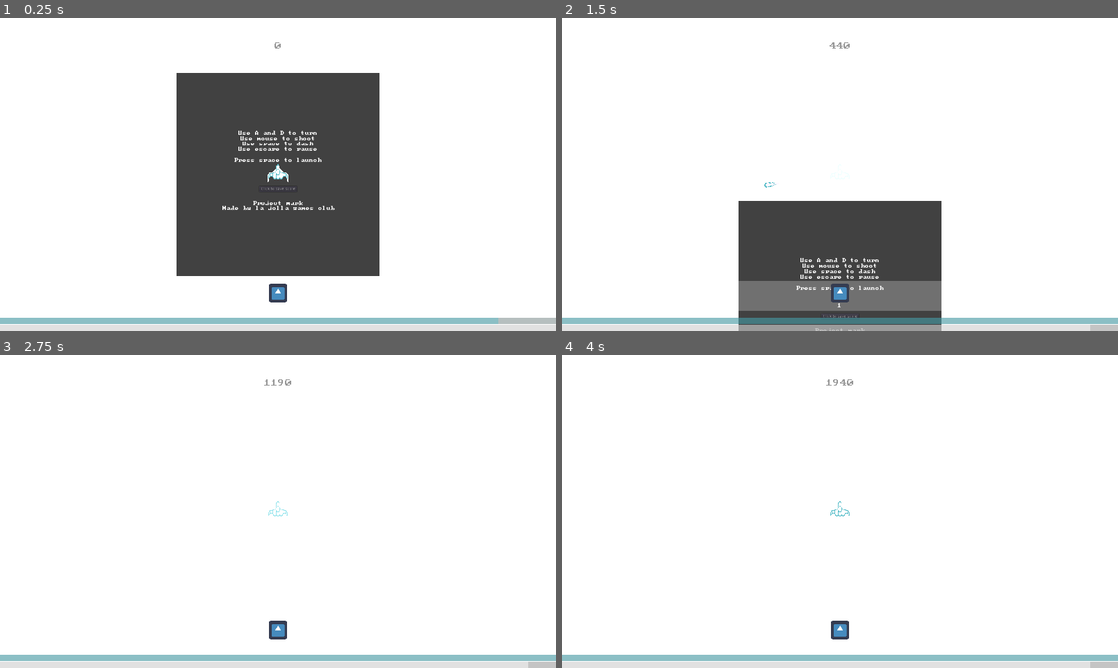
Above: before the commit, frames 1-4 (two rows, left to right).
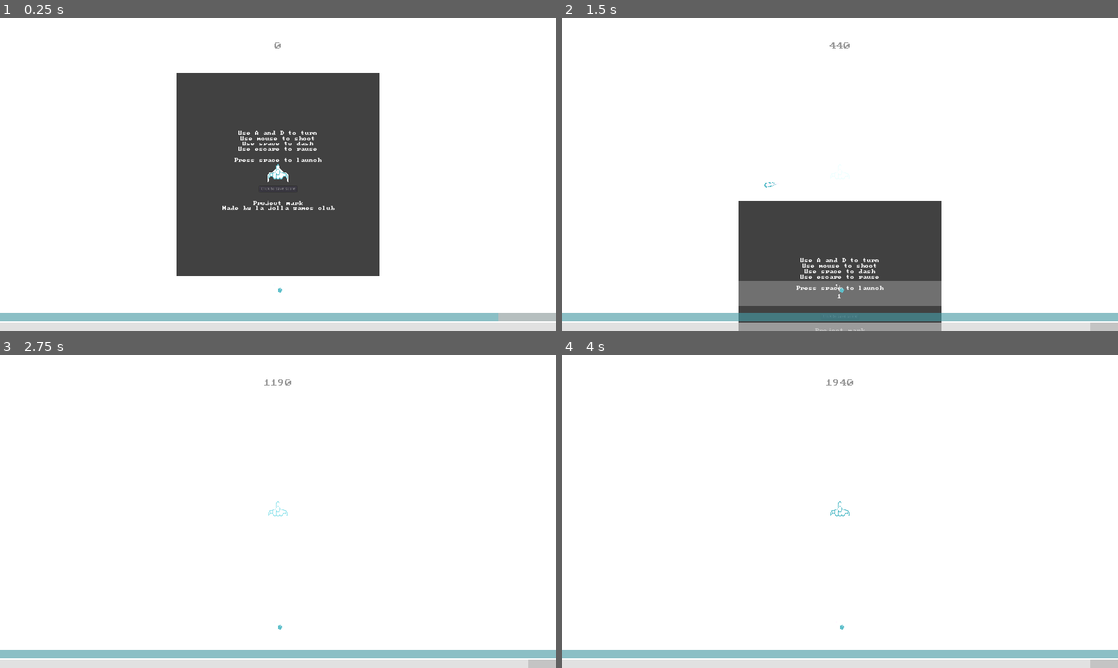
Above: after the commit, the same moments.

Repository: lajollagamesclub/project-mark
Game: Godot game, scene res://Main.tscn
The game is run twice, just before and just after one commit, with the same random seed, the same clock (stepped at 60 frames per second) and the same inputs. The engine's default icon, where the game draws it, is replaced by a stand-in: a white triangle on a blue panel in a dark square.
Inputs (mouse positions are in pixels of both pictures, inside the frame that each line leads up to):
- Up to frame 1 (0.25 s): no input
- Up to frame 2 (1.5 s): tap Enter at 0.5 s; move the mouse to (962, 158) at 0.52 s; hold E (g_dash_right) 0.53-1.28 s; tap Space (g_dash) at 0.6 s; move the mouse to (728, 190) at 1.27 s; hold S (g_down) from 1.28 s (still down); click (728, 190) at 1.35 s
- Up to frame 3 (2.75 s): move the mouse to (333, 442) at 2.02 s; release S (g_down) at 2.03 s; hold E (g_dash_right) from 2.03 s (still down); tap 1 at 2.1 s
- Up to frame 4 (4 s): move the mouse to (812, 574) at 2.77 s; release E (g_dash_right) at 2.78 s; hold Up (g_fire_up) 2.78-3.53 s; tap 9 at 2.85 s; move the mouse to (1006, 558) at 3.52 s; hold Q (g_dash_left) from 3.53 s (still down); tap Space (g_dash) at 3.6 s

The runs differ from the first frame. In frame 1, 2.9% of the frame differs, in the area x 0-100%, y 84-98%; in frame 2, 3.4%; in frame 3, 2.9%; in frame 4, 2.9%.

Commit message:
Add warping icon

Diff:
--- a/src/Warping.tscn
+++ b/src/Warping.tscn
@@ -1,7 +1,33 @@
-[gd_scene load_steps=3 format=2]
+[gd_scene load_steps=4 format=2]
 
 [ext_resource path="res://Component.tscn" type="PackedScene" id=1]
 [ext_resource path="res://Warping.gd" type="Script" id=2]
+[ext_resource path="res://warp.png" type="Texture" id=3]
 
 [node name="Warping" index="0" instance=ExtResource( 1 )]
 script = ExtResource( 2 )
+
+[node name="VBoxContainer" parent="." index="0"]
+margin_left = 944.0
+margin_top = 514.0
+margin_right = 976.0
+margin_bottom = 566.0
+
+[node name="CenterContainer" parent="VBoxContainer" index="0"]
+margin_right = 32.0
+margin_bottom = 32.0
+
+[node name="Icon" parent="VBoxContainer/CenterContainer" index="0"]
+margin_right = 32.0
+margin_bottom = 32.0
+texture = ExtResource( 3 )
+
+[node name="CooldownVisualizer" parent="VBoxContainer/CenterContainer" index="1"]
+margin_right = 32.0
+margin_bottom = 32.0
+texture_progress = ExtResource( 3 )
+
+[node name="NumberLabel" parent="VBoxContainer" index="1"]
+margin_top = 36.0
+margin_right = 32.0
+margin_bottom = 52.0
Binary file added: src/warp.png
Not shown, added: src/warp.png.import
